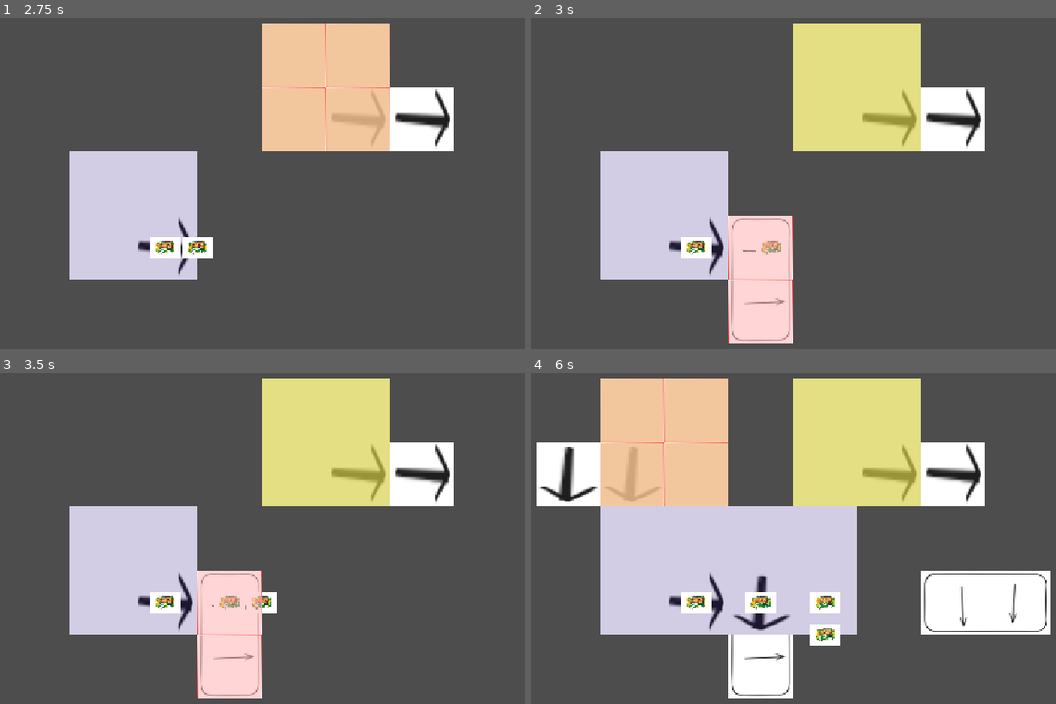
Above: before the commit, frames 1-4 (two rows, left to right).
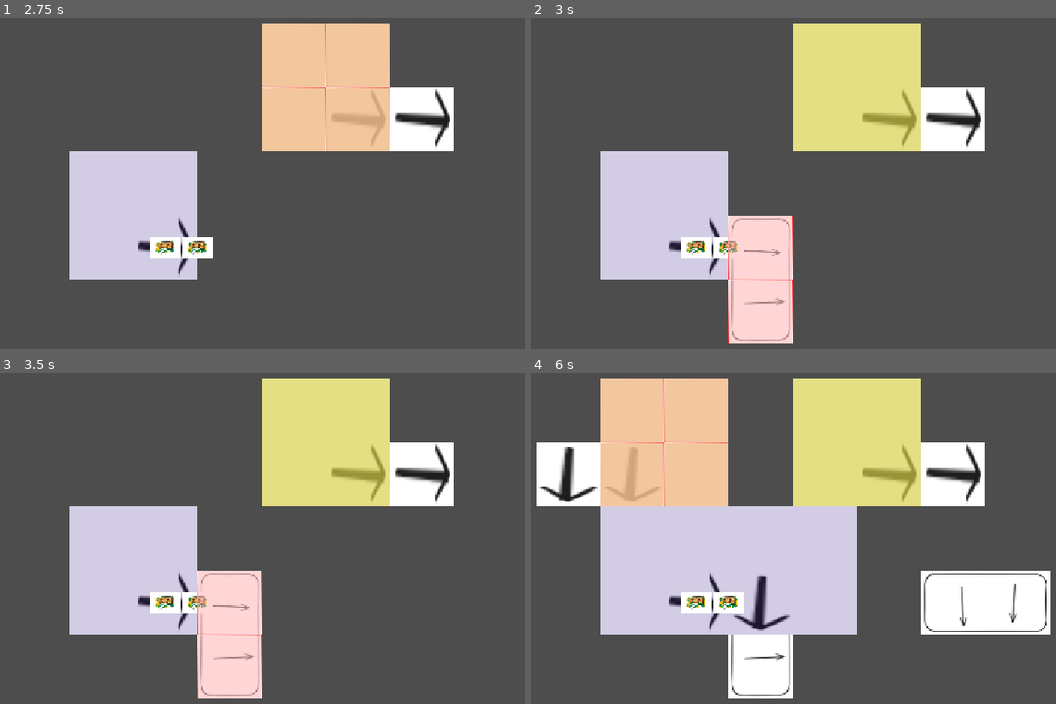
Above: after the commit, the same moments.

Repository: Schlutzkrapfen/Camara-Game
Game: Godot game, scene res://Levels/main_scene.tscn
Same seed, same stepped clock (60 frames per second), same inputs: the game is played once before the commit and once after it.
Inputs (mouse positions are in pixels of both pictures, inside the frame that each line leads up to):
- Up to frame 1 (2.75 s): tap Enter at 0.5, 2 s; move the mouse to (409, 147) at 0.52 s; tap 1 (Belt) at 0.6 s; click (409, 147) at 0.67 s; tap Space at 0.77, 1.25, 1.52 s; move the mouse to (99, 190) at 1.27 s; tap ' (Goo_maker) at 1.35 s; click (99, 190) at 1.42 s; move the mouse to (320, 77) at 2.02 s; tap 3 (HeadFactory) at 2.1 s; click (320, 77) at 2.17 s
- Up to frame 2 (3 s): tap Space at 2.75 s; move the mouse to (741, 253) at 2.77 s; tap 2 (Splitter) at 2.85 s; click (741, 253) at 2.92 s
- Up to frame 3 (3.5 s): tap Space at 3.02 s
- Up to frame 4 (6 s): tap Enter at 3.5 s; move the mouse to (998, 584) at 3.52 s; hold R (roration) 3.53-4.28 s; click (998, 584) at 3.67 s; tap Space at 3.77, 4.25, 4.52 s; move the mouse to (557, 462) at 4.27 s; tap 1 (Belt) at 4.35 s; click (557, 462) at 4.42 s; move the mouse to (814, 525) at 5.02 s; tap ' (Goo_maker) at 5.1 s; click (814, 525) at 5.17 s; move the mouse to (667, 419) at 5.77 s; tap 3 (HeadFactory) at 5.85 s; click (667, 419) at 5.92 s

Frame 1 is identical in both runs. In frame 2, 0.4% of the frame differs, in the area x 34-48%, y 66-73%; in frame 3, 0.6%; in frame 4, 1.5%, in the area x 34-59%, y 66-83%.

Commit message:
fixed that all the factory can move objects now just the part that shoudl moves objects

Diff:
--- a/script/spawner.gd
+++ b/script/spawner.gd
@@ -3,6 +3,7 @@
 
 @onready var tilemap:TileMapLayer =  self
 @onready var flowfield:FlowField = $FlowField
+
 
 
 var is_okay_to_build:bool = true
@@ -76,7 +77,11 @@
 		for y in current_house.size.y:
 			var local_tile =  Vector2i(x,y)
 			var tiles = tile + Global.get_rotation_out_of_size(x ,y)
-			flowfield.append_flowfield(tiles,Global.currentrotation)
+			if current_house.output_tile.has(local_tile):
+				flowfield.append_flowfield(tiles,Global.currentrotation)
+			else:
+				flowfield.append_flowfield(tiles,Global.TileTransform.None)
 			tilemap.set_cell(tiles,current_house.tilemap_id,current_house.position_tilemap+local_tile,Global.currentrotation)
+
 	var buildings:BuildData =  BuildData.new(current_house,Global.currentrotation)
 	current_builds[tile] =buildings
